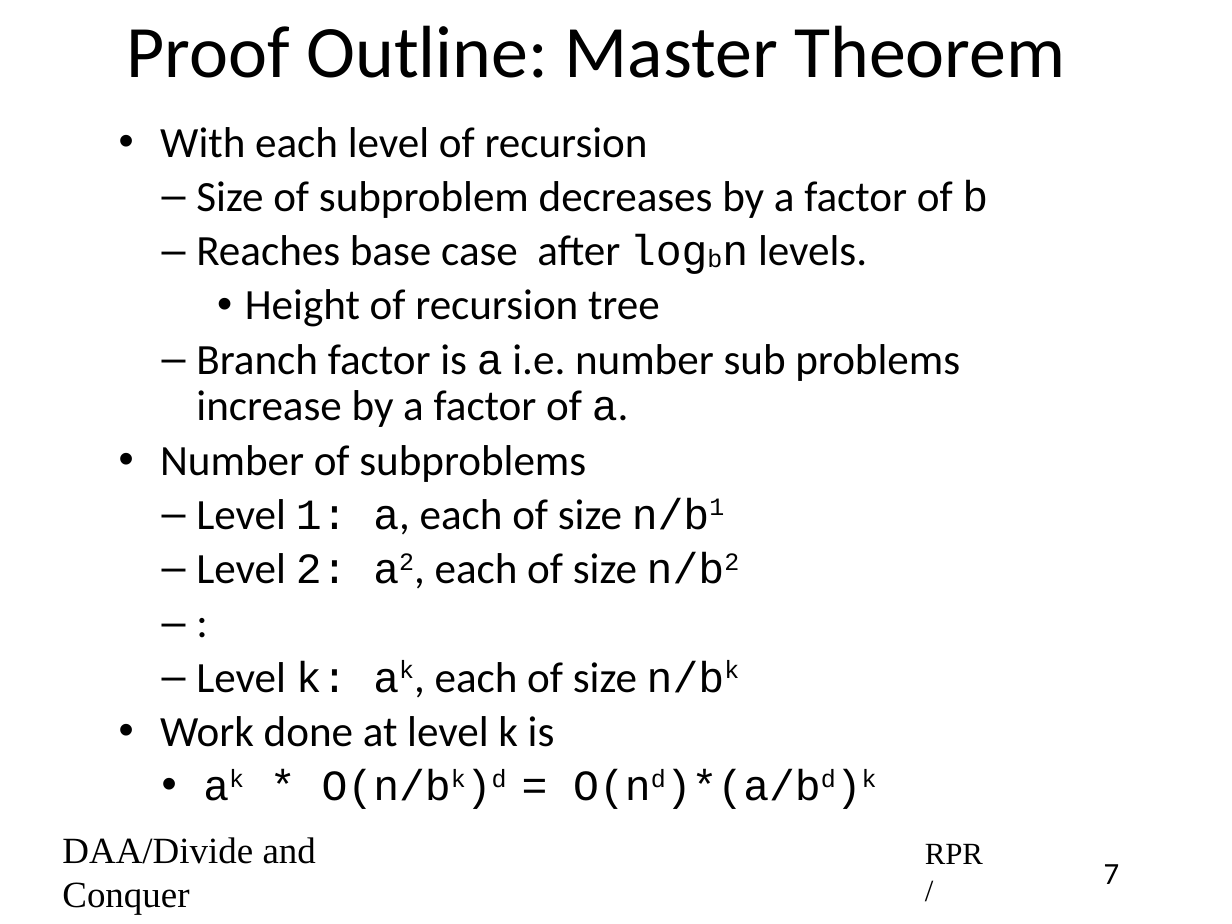
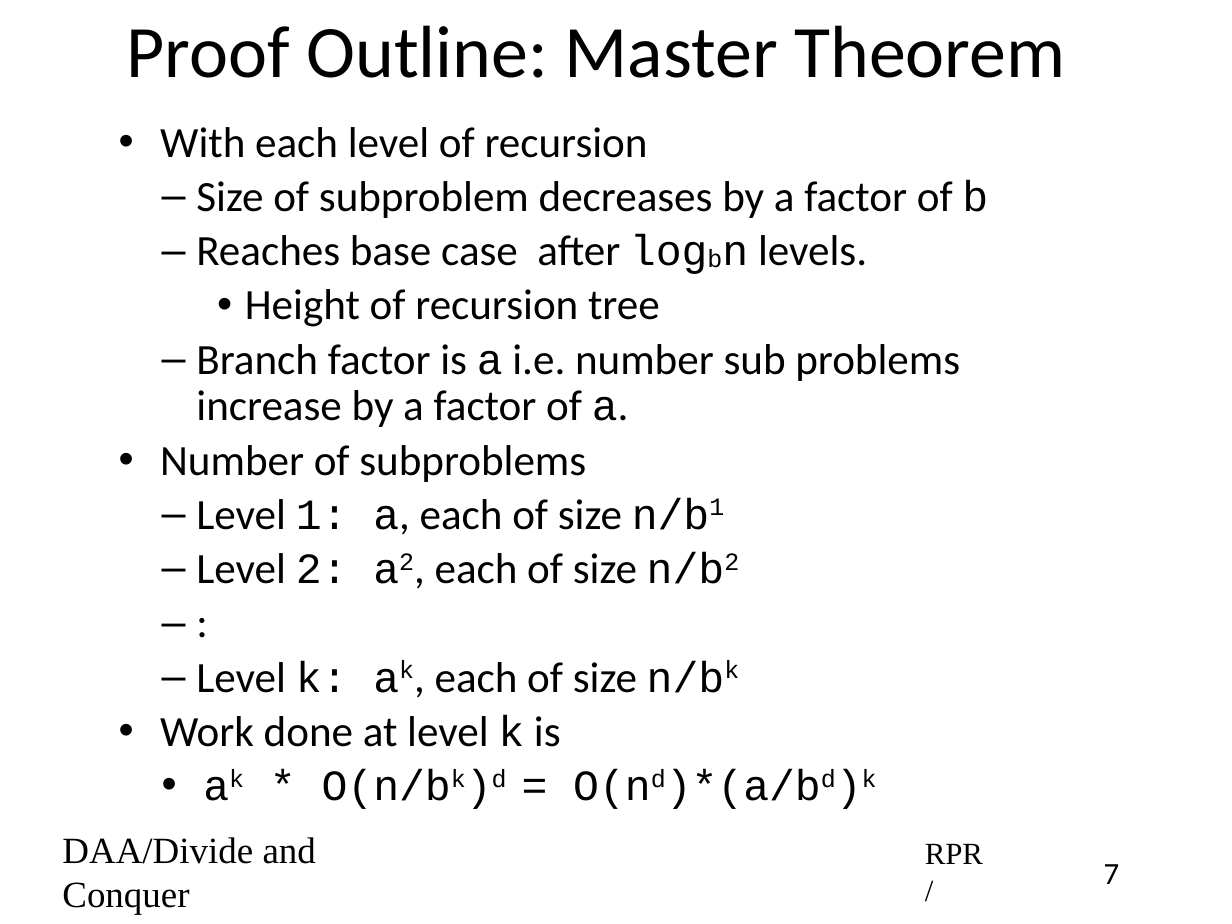
Before and after one commit to rprustagi/2019_20-Even-18CS42-DAA, a slide deck: slide 7 of Slides/2020-Even-DAA-L10b-Recurrence-Master-Theorem.pptx. Drawn at 1232x924 pixels with LibreOffice and Linux fonts; fonts in the diff are those of the drawing. Boxes give left, top, right and bottom in pixels: in the first picture for what was removed or moved away, otherwise in the second. Text is boxed around its words. In the diff, an @@ line names an element or a change of style, - is before the commit and + after.

```diff
--- a/Slides/2020-Even-DAA-L10b-Recurrence-Master-Theorem.pptx
+++ b/Slides/2020-Even-DAA-L10b-Recurrence-Master-Theorem.pptx
@@ text at [160, 714, 561, 747]: font Calibri to Courier New in "k" @@
```
Also in this commit, not shown: 7 other slides changed, 1 other file.
